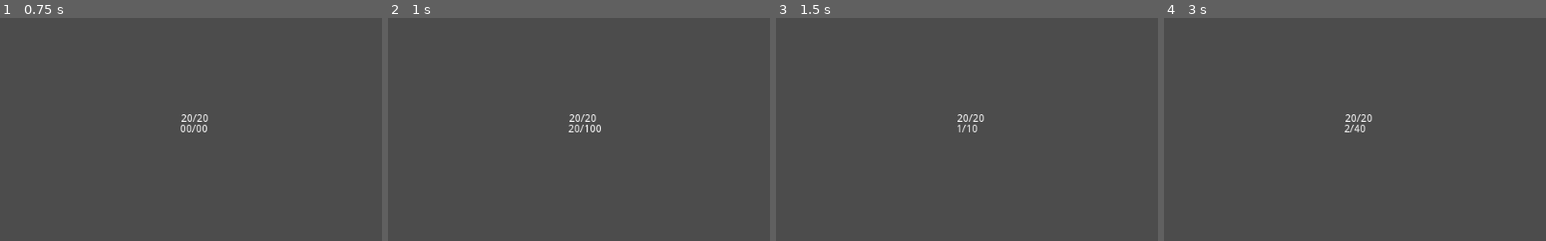
Above: before the commit, frames 1-4 (left to right).
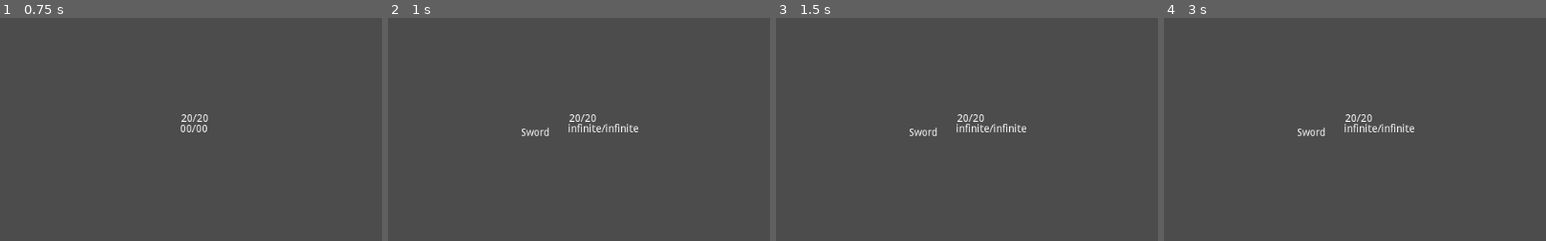
Above: after the commit, the same moments.

Repository: Galomortal47/Metroidvania
Game: Godot game, scene res://Test/Test.tscn
Two runs of this game, one before a commit and one after it. Both use one fixed random seed, a clock stepped at 60 frames per second and the inputs below. The project has no main scene, so this scene is started directly. The engine's default icon, where the game draws it, is replaced by a stand-in: a white triangle on a blue panel in a dark square.
Inputs (mouse positions are % of the whole screen's width and height, from its top left):
- Up to frame 1 (0.75 s): tap Enter (ui_accept) at 0.5 s; move the mouse to (72, 45) at 0.52 s; hold Right (ui_right) from 0.53 s (still down); hold V (ui_block) from 0.53 s (still down)
- Up to frame 2 (1 s): keep holding Right (ui_right); keep holding V (ui_block); tap Enter (ui_accept) at 0.77 s; tap Z (ui_select) at 0.8 s
- Up to frame 3 (1.5 s): tap Enter (ui_accept) at 1.25 s; move the mouse to (30, 55) at 1.27 s; release Right (ui_right) at 1.28 s; release V (ui_block) at 1.28 s; hold Down (ui_down) from 1.28 s (still down); tap Z (ui_select) at 1.35 s
- Up to frame 4 (3 s): tap Enter (ui_accept) at 1.52, 2, 2.75 s; tap V (ui_block) at 1.55 s; move the mouse to (60, 28) at 2.02 s; release Down (ui_down) at 2.03 s; hold Right (ui_right) 2.03-2.78 s; hold V (ui_block) 2.03-2.78 s; tap Z (ui_select) at 2.3, 2.85 s; move the mouse to (45, 70) at 2.77 s; hold Up (ui_up) from 2.78 s (still down)
The pictures show only the part of the screen within x 31-81%, y 44-94%; the shares and areas given below are measured in that part.

Frame 1 is identical in both runs. In frame 2, 0.5% of the frame differs, in the area x 35-66%, y 47-53%; in frame 3, 0.5%; in frame 4, 0.6%.

Commit message:
more guns

Diff:
--- a/Scripts/Menu Items.gd
+++ b/Scripts/Menu Items.gd
@@ -1,38 +1,41 @@
 extends CanvasLayer
 
-var select = [false,false,false,false]
+var select = [false,false,false,false,false,false,false,false]
 var select_aux = select
+var menu_size = 8
+var a = 0
+
+func _ready():
+	get_parent().get_node("Weapons/Label").menu_size = menu_size
 
 func _process(delta):
 	if Input.is_action_pressed("ui_select"):
 		Engine.set_time_scale(0.1)
 		$"Menu Anim".set_current_animation("open")
-		for i in range(0,4):
+		for i in range(0,menu_size):
 				get_parent().get_node("Weapons").get_child(i).enable = select[i]
 				if select[i]:
+					get_node("Label").set_text(str(get_parent().get_node("Weapons").get_child(i).get_name()))
 					get_parent().get_node("Weapons").get_child(i).update_text()
-		if Input.is_action_pressed("ui_left"):
-			$Menu/icon_left.set_scale(Vector2(2,2))
-			select = [true,false,false,false]
-		else:
-			$Menu/icon_left.set_scale(Vector2(1,1))
-		if Input.is_action_pressed("ui_right"):
-			$Menu/icon_right.set_scale(Vector2(2,2))
-			select = [false,true,false,false]
-		else:
-			$Menu/icon_right.set_scale(Vector2(1,1))
-
-		if Input.is_action_pressed("ui_up"):
-			$Menu/icon_up.set_scale(Vector2(2,2))
-			select = [false,false,true,false]
-		else:
-			$Menu/icon_up.set_scale(Vector2(1,1))
-
-		if Input.is_action_pressed("ui_down"):
-			$Menu/icon_down.set_scale(Vector2(2,2))
-			select = [false,false,false,true]
-		else:
-			$Menu/icon_down.set_scale(Vector2(1,1))
+		if Input.is_action_just_pressed("ui_left"):
+			a -= 1
+		if Input.is_action_just_pressed("ui_right"):
+			a += 1
+		if a < 0:
+			a =  menu_size-1
+		if a >  menu_size-1:
+			a = 0
+		print(a)
+		select(a)
 	else:
 		$Menu.set_scale(Vector2(0,0))
 		Engine.set_time_scale(1)
+
+func select(var x = 0):
+	for i in range(0,menu_size):
+		if i == x:
+			get_node("Menu/icon" + str(i)).set_scale(Vector2(2,2))
+			select[i] = true
+		else:
+			get_node("Menu/icon" + str(i)).set_scale(Vector2(1,1))
+			select[i] = false
--- a/Scripts/Reload.gd
+++ b/Scripts/Reload.gd
@@ -1,7 +1,9 @@
 extends Label
 
+var menu_size = 8
+
 func reload():
-	for i in range(0,4):
+	for i in range(0,menu_size):
 		if get_parent().get_child(i).enable:
 			get_parent().get_child(i).reload()
 			get_parent().get_child(i).update_text()
--- a/Scripts/Shotgun.gd
+++ b/Scripts/Shotgun.gd
@@ -12,6 +12,7 @@
 export var mag = 1
 export var lifespan = 1.0
 export var infinite = false
+export var shot = 1
 var mag_aux = mag
 export var ammo = 100
 var timer_aux = 0.0
@@ -38,7 +39,7 @@
 	if Input.is_action_pressed("ui_cancel") and timer_aux < 0 and mag_aux > 0:
 		timer_aux = timer
 		if not infinite:
-			mag_aux-= 1
+			mag_aux-= shot
 		update_text()
 		for i in range(0,bullet_n):
 			var bullet =  load(weapon)
--- a/assets/Block.gd
+++ b/assets/Block.gd
@@ -1,10 +1,18 @@
 extends StaticBody2D
+
+var speed_block = 0.25
+var max_speed_aux
+
+func _ready():
+	max_speed_aux = get_parent().max_speed
 
 func _process(delta):
 	if Input.is_action_pressed("ui_block") and not Input.is_action_pressed("ui_select") and not Input.is_action_pressed("ui_cancel") :
 		$CollisionShape2D.set_disabled(false)
+		get_parent().max_speed = max_speed_aux * speed_block
 	else:
 		$CollisionShape2D.set_disabled(true)
+		get_parent().max_speed = max_speed_aux
 	if Input.is_action_just_pressed("ui_left") and not Input.is_action_pressed("ui_block"):
 		$CollisionShape2D.set_position(Vector2(-35,0))
 	if Input.is_action_just_pressed("ui_right") and not Input.is_action_pressed("ui_block"):
--- a/assets/Player.tscn
+++ b/assets/Player.tscn
@@ -487,21 +487,25 @@
 script = ExtResource( 3 )
 weapon = "res://assets/Bullet.tscn"
 spreed = 1
-timer = 1.0
+timer = 0.5
 damage = 5
 mag = 20
 lifespan = 0.15
 infinite = true
 
-[node name="Gun" parent="Weapons" instance=ExtResource( 4 )]
-
-[node name="Shotgun" type="Node2D" parent="Weapons"]
+[node name="Pistol" parent="Weapons" instance=ExtResource( 4 )]
+timer = 1.0
+damage = 5
+ammo = 40
+
+[node name="Duble Barrel" type="Node2D" parent="Weapons"]
 script = ExtResource( 3 )
 weapon = "res://assets/Bullet.tscn"
 bullet_n = 15
 spreed = 20
 timer = 0.5
 mag = 2
+shot = 2
 ammo = 40
 
 [node name="Bomb" type="Node2D" parent="Weapons"]
@@ -514,6 +518,39 @@
 curve = -600
 ammo = 10
 
+[node name="Sniper" type="Node2D" parent="Weapons"]
+script = ExtResource( 3 )
+weapon = "res://assets/Bullet.tscn"
+speed = 2000
+timer = 0.5
+damage = 10
+mag = 5
+ammo = 10
+
+[node name="Machine Gun" parent="Weapons" instance=ExtResource( 4 )]
+mag = 30
+ammo = 60
+
+[node name="Shotgun" type="Node2D" parent="Weapons"]
+script = ExtResource( 3 )
+weapon = "res://assets/Bullet.tscn"
+bullet_n = 7
+spreed = 10
+timer = 0.5
+mag = 8
+ammo = 40
+
+[node name="Double Pistol" type="Node2D" parent="Weapons"]
+script = ExtResource( 3 )
+weapon = "res://assets/Bullet.tscn"
+bullet_n = 2
+spreed = 2
+timer = 0.5
+damage = 5
+mag = 40
+shot = 2
+ammo = 80
+
 [node name="Label" type="Label" parent="Weapons"]
 margin_left = 43.0737
 margin_top = -27.2958
@@ -523,26 +560,47 @@
 script = ExtResource( 5 )
 
 [node name="Menu Items" type="CanvasLayer" parent="."]
-editor/display_folded = true
 script = ExtResource( 6 )
+
+[node name="Label" type="Label" parent="Menu Items"]
+margin_left = 492.0
+margin_top = 413.0
+margin_right = 532.0
+margin_bottom = 427.0
 
 [node name="Menu" type="Node2D" parent="Menu Items"]
 position = Vector2( 512, 420 )
 
-[node name="icon_down" type="Sprite" parent="Menu Items/Menu"]
+[node name="icon0" type="Sprite" parent="Menu Items/Menu"]
+position = Vector2( -120, 0 )
+texture = ExtResource( 7 )
+
+[node name="icon1" type="Sprite" parent="Menu Items/Menu"]
+position = Vector2( -80, -80 )
+texture = ExtResource( 7 )
+
+[node name="icon2" type="Sprite" parent="Menu Items/Menu"]
+position = Vector2( 0, -120 )
+texture = ExtResource( 7 )
+
+[node name="icon3" type="Sprite" parent="Menu Items/Menu"]
+position = Vector2( 80, -80 )
+texture = ExtResource( 7 )
+
+[node name="icon4" type="Sprite" parent="Menu Items/Menu"]
+position = Vector2( 120, 0 )
+texture = ExtResource( 7 )
+
+[node name="icon5" type="Sprite" parent="Menu Items/Menu"]
+position = Vector2( 80, 80 )
+texture = ExtResource( 7 )
+
+[node name="icon6" type="Sprite" parent="Menu Items/Menu"]
 position = Vector2( 0, 120 )
 texture = ExtResource( 7 )
 
-[node name="icon_up" type="Sprite" parent="Menu Items/Menu"]
-position = Vector2( 0, -120 )
-texture = ExtResource( 7 )
-
-[node name="icon_right" type="Sprite" parent="Menu Items/Menu"]
-position = Vector2( 120, 0 )
-texture = ExtResource( 7 )
-
-[node name="icon_left" type="Sprite" parent="Menu Items/Menu"]
-position = Vector2( -120, 0 )
+[node name="icon7" type="Sprite" parent="Menu Items/Menu"]
+position = Vector2( -80, 80 )
 texture = ExtResource( 7 )
 
 [node name="Menu Anim" type="AnimationPlayer" parent="Menu Items"]
